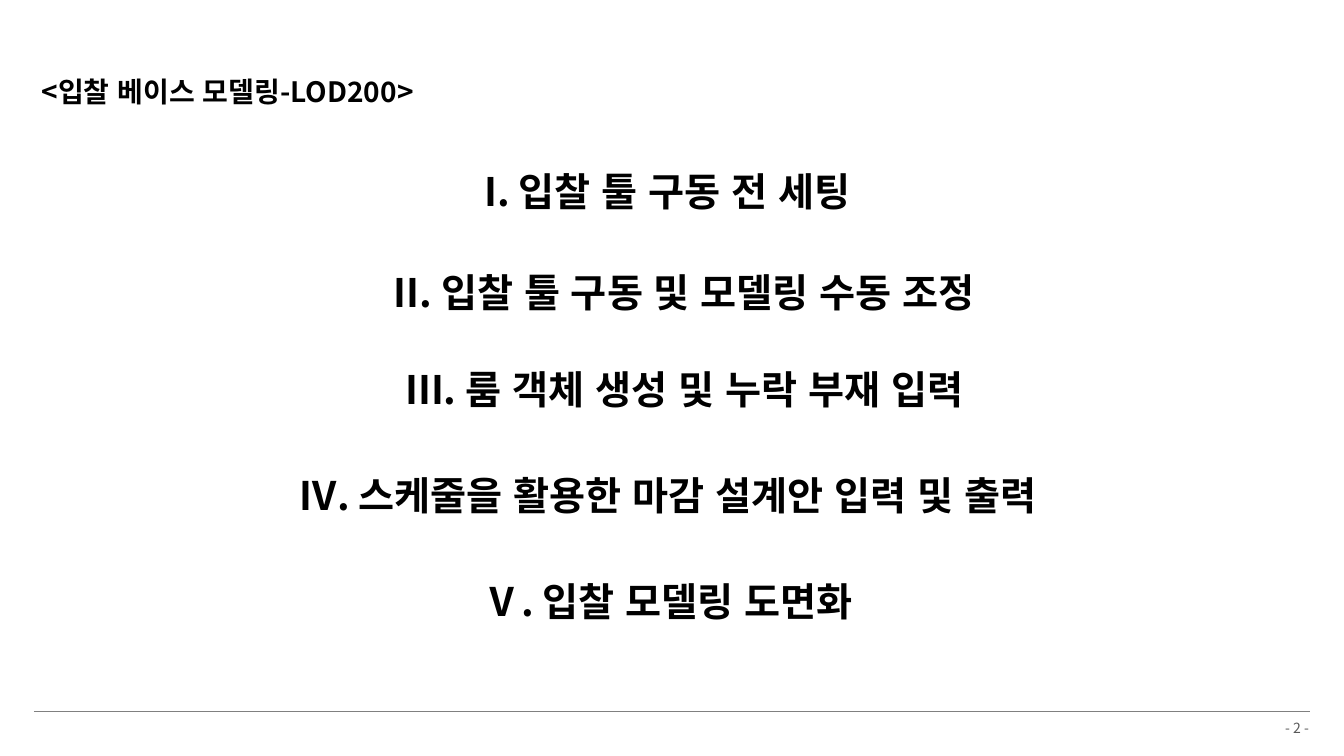
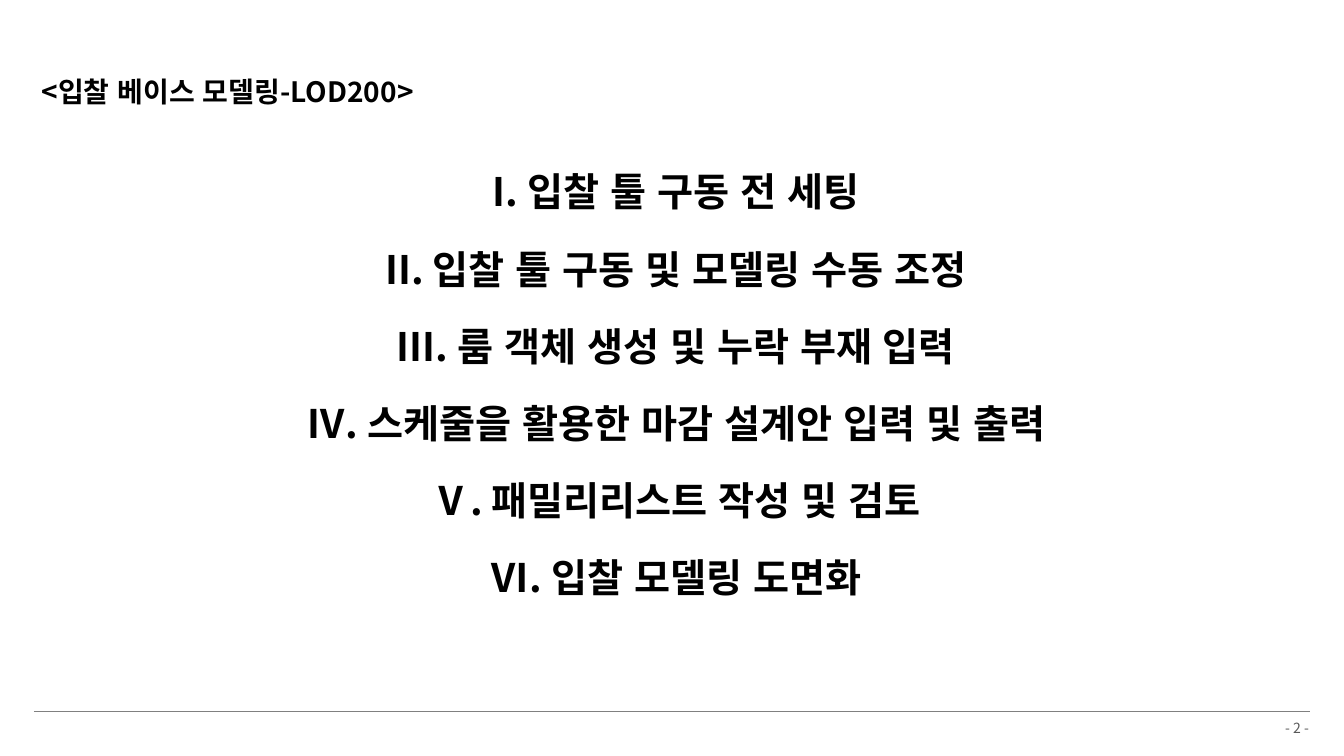
Before and after one commit to hnanmal/mQ, a slide deck: slide 2 of etc/_팀교육/플랜트건축설계팀_BIM 팀 교육자료(2024).pptx. Drawn at 1344x756 pixels with LibreOffice and Linux fonts; fonts in the diff are those of the drawing; background and template pictures are left out. Boxes give left, top, right and bottom in pixels: in the first picture for what was removed or moved away, otherwise in the second. Text is boxed around its words. In the diff, an @@ line names an element or a change of style, - is before the commit and + after.

```diff
--- a/etc/_팀교육/플랜트건축설계팀_BIM 팀 교육자료(2024).pptx
+++ b/etc/_팀교육/플랜트건축설계팀_BIM 팀 교육자료(2024).pptx
@@ text "I. 입찰 툴 구동 전 ...": place and size @@
-text "I. 입찰 툴 구동 전 ..." at [484, 173, 851, 210]
+text "I. 입찰 툴 구동 전 ..." at [493, 173, 859, 210]
@@ text "II. 입찰 툴 구동 및 ...": place and size @@
-text "II. 입찰 툴 구동 및 ..." at [394, 274, 975, 311]
+text "II. 입찰 툴 구동 및 ..." at [385, 251, 967, 288]
@@ text "III. 룸 객체 생성 및 ...": place and size @@
-text "III. 룸 객체 생성 및 ..." at [405, 371, 963, 408]
+text "III. 룸 객체 생성 및 ..." at [397, 328, 955, 365]
@@ text "Ⅳ. 스케줄을 활용한 마감 설계안 ...": place and size @@
-text "Ⅳ. 스케줄을 활용한 마감 설계안 ..." at [298, 477, 1037, 514]
+text "Ⅳ. 스케줄을 활용한 마감 설계안 ..." at [307, 405, 1045, 442]
@@ text added at [431, 482, 921, 519], 28 pt, text #000000, bold @@
+Ⅴ. 패밀리리스트 작성 및 검토
@@ text at [491, 559, 861, 596]: text changed @@
-Ⅴ. 입찰 모델링 도면화
+Ⅵ. 입찰 모델링 도면화
```
Also in this commit, not shown: 10 other slides changed, 5 slides added, 28 other files.
